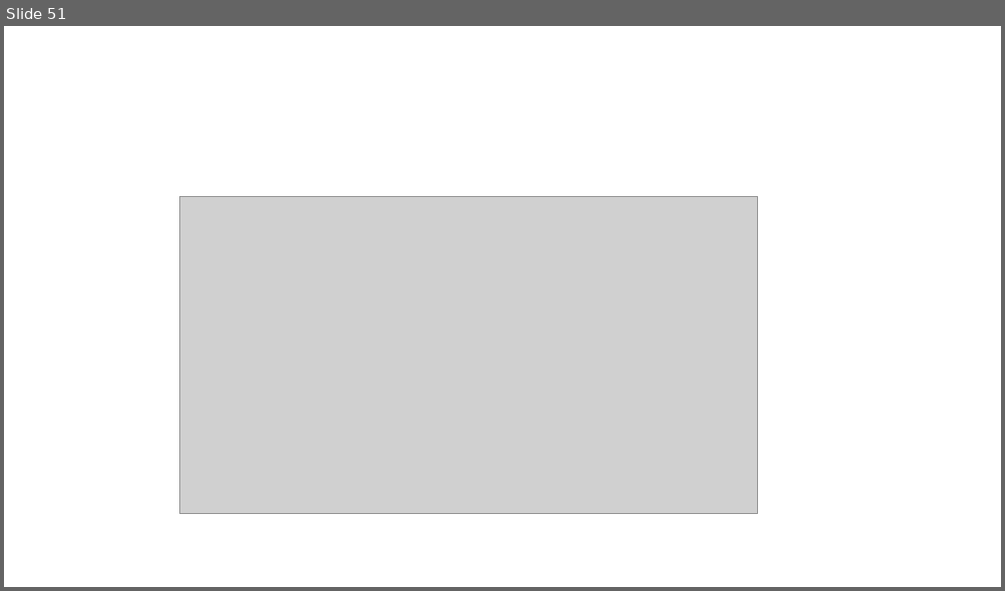
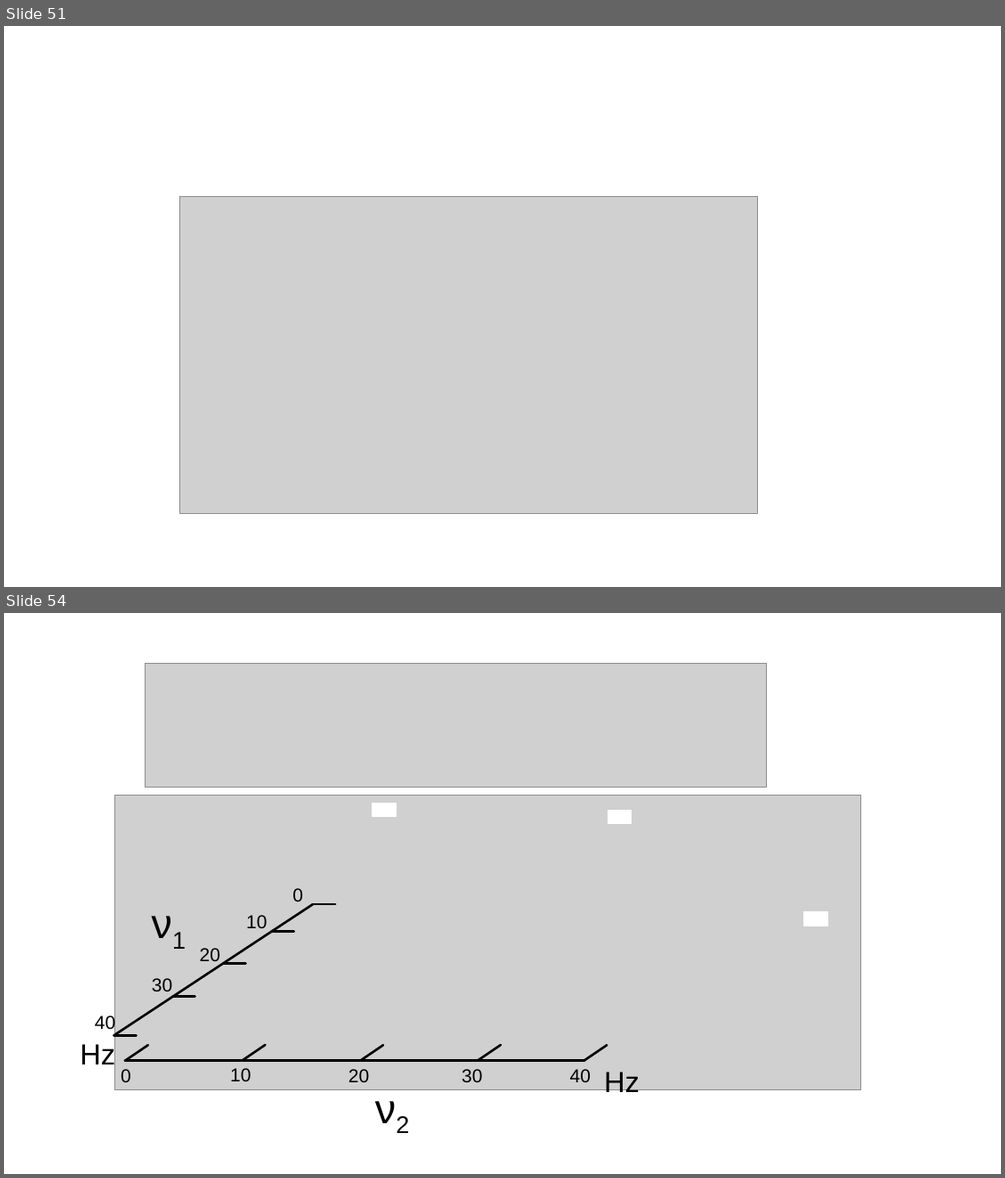
Before and after one commit to AIPotapov/NMR_lectures_tex, a slide deck: figures/pics for NMR lectures.pptx. Shown one above the other, each under a label of ours: slide 51 before the commit, slides 51 and 54 after it; the slides between them are not shown. The pictures are 1005x591 and 1005x1178 pixels, drawn with LibreOffice and Linux fonts; fonts in the diff are those of the drawing; grey boxes stand for pictures. Boxes give left, top, right and bottom in pixels: in the first picture for what was removed or moved away, otherwise in the second. Text is boxed around its words. In the diff, an @@ line names an element or a change of style, - is before the commit and + after.

Commit message:
mid lecture 9

```diff
--- a/figures/pics for NMR lectures.pptx
+++ b/figures/pics for NMR lectures.pptx
@@ slide 54 added at (4, 613, 1001, 1174), background #FFFFFF @@
@@ group added at (80, 663, 861, 1135): 14 texts, 12 lines, 3 rectangles, 2 pictures @@
+0
+10
+20
+30
+40
+40
+30
+20
+10
+0
+ν2
+Hz
+Hz
+ν1
```
Also in this commit, not shown: 2 other slides added, 16 other files.
